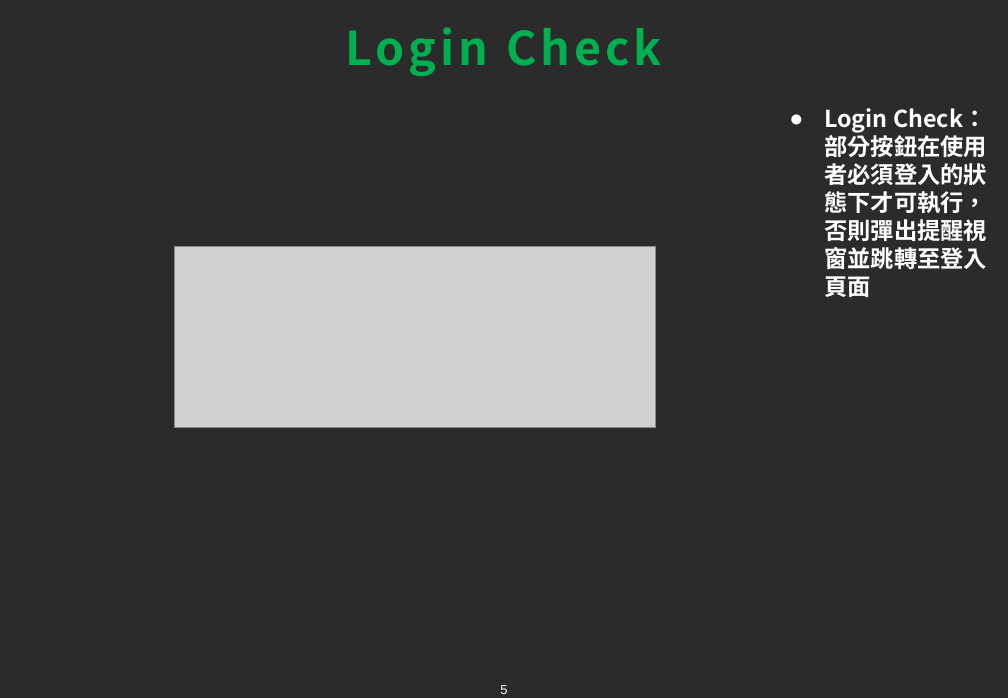
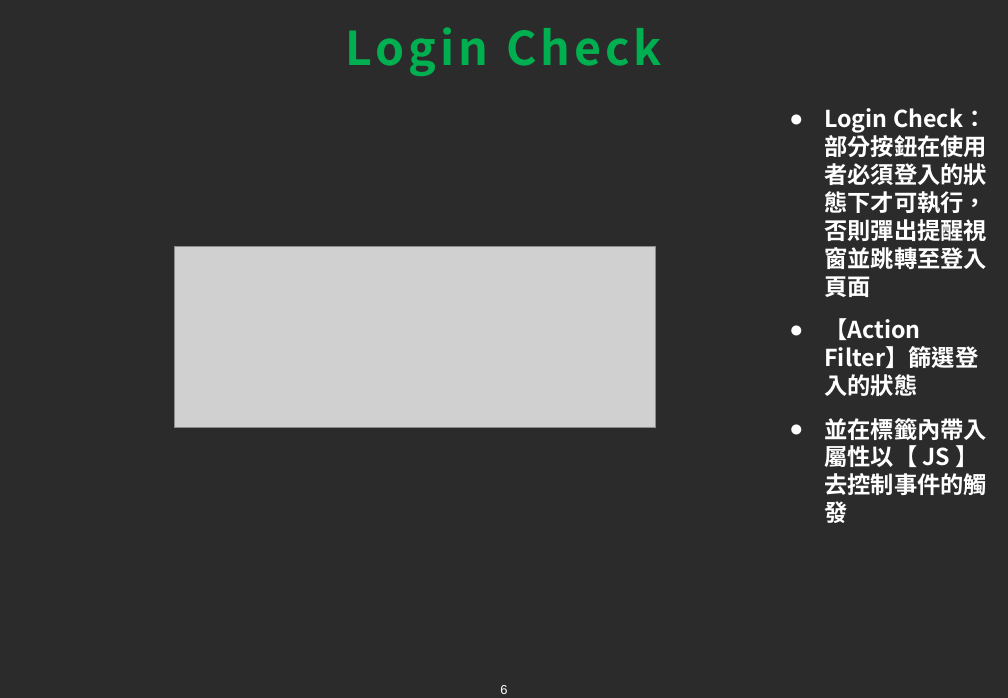
Before and after one commit to tim93009/FinalProject_GameForum, a slide deck: slide 6 of docs/ppt/Liao.pptx (slide 5 before the commit). Drawn at 1008x698 pixels with LibreOffice and Linux fonts; fonts in the diff are those of the drawing; grey boxes stand for pictures; background and template pictures are left out; a plain dark background stands for a picture behind light text. Boxes give left, top, right and bottom in pixels: in the first picture for what was removed or moved away, otherwise in the second. Text is boxed around its words. In the diff, an @@ line names an element or a change of style, - is before the commit and + after.

```diff
--- a/docs/ppt/Liao.pptx
+++ b/docs/ppt/Liao.pptx
@@ text at bbox=[824, 318, 987, 523]: paragraphs added @@
+● 【Action Filter】篩選登入的狀態
+● 並在標籤內帶入屬性以【 JS 】去控制事件的觸發
```
Also in this commit, not shown: 3 other slides changed, 2 slides added.
